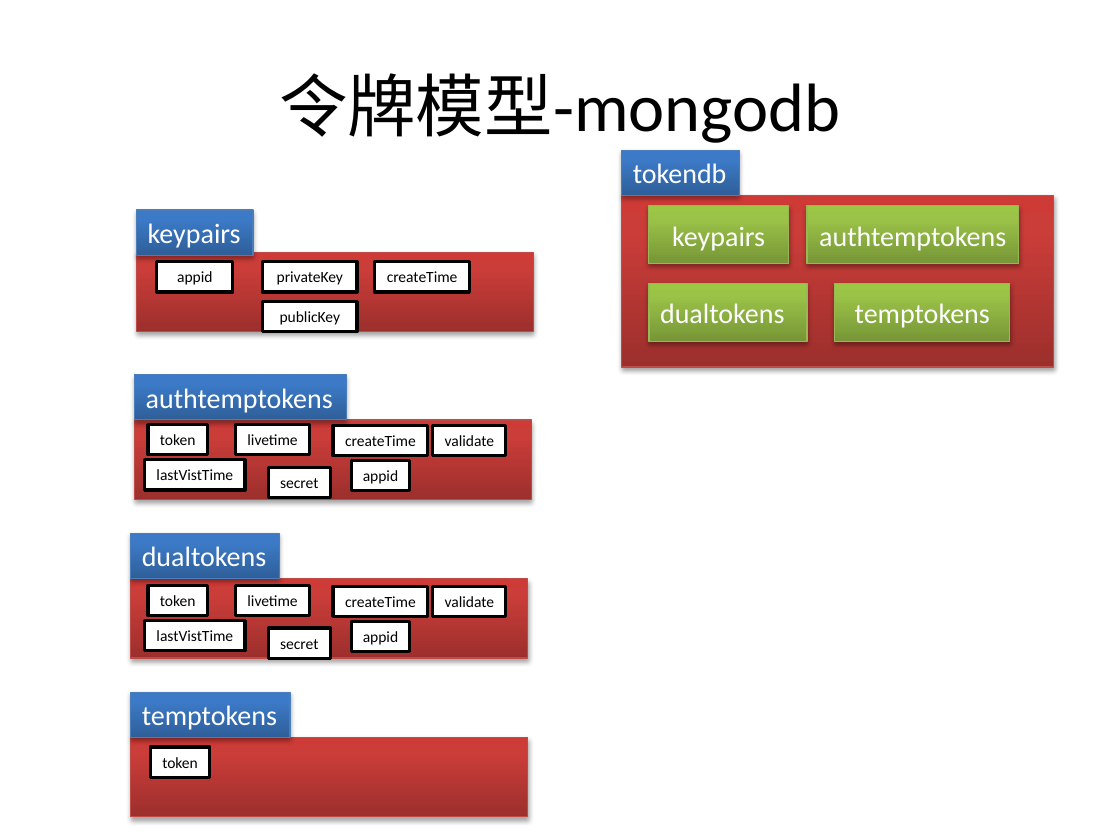
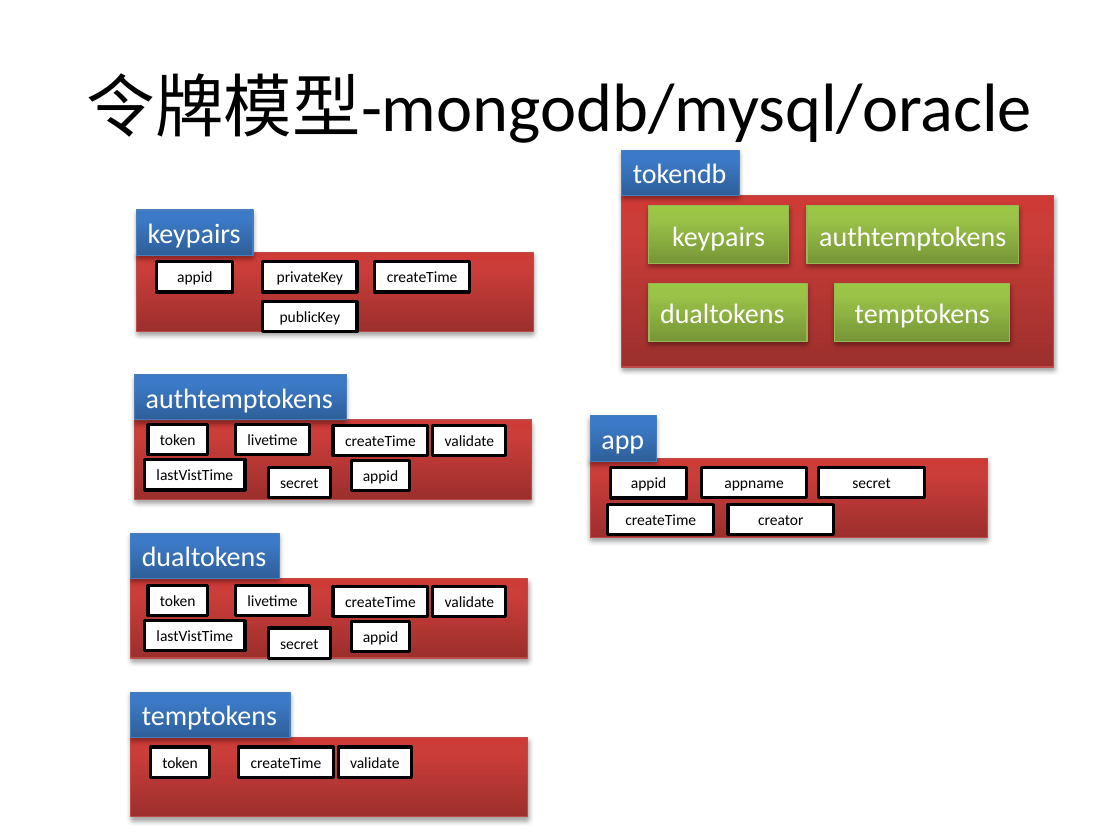
Before and after one commit to bbossgroups/bboss, a slide deck: slide 2 of 文档/令牌管理.pptx. Drawn at 1120x840 pixels with LibreOffice and Linux fonts; fonts in the diff are those of the drawing. Boxes give left, top, right and bottom in pixels: in the first picture for what was removed or moved away, otherwise in the second. Text is boxed around its words. In the diff, an @@ line names an element or a change of style, - is before the commit and + after.

Commit message:
1.完善mongodb过期令牌检测机制并增加测试用例 2.完善令牌管理文档

```diff
--- a/文档/令牌管理.pptx
+++ b/文档/令牌管理.pptx
@@ title at bbox=[87, 73, 1032, 143]: text changed @@
-令牌模型-mongodb
+令牌模型-mongodb/mysql/oracle
@@ rectangle added at bbox=[590, 416, 656, 460], fill gradient #2F5F99 to #3D7CC7 to #3A7CCB, outline #4B7EBC 0.75 pt, 18 pt, text #FFFFFF @@
+app
@@ rectangle added at bbox=[590, 458, 987, 538], fill gradient #9C2F2D to #CB3E3A to #CE3B37, outline #BF4C48 0.75 pt @@
@@ rectangle added at bbox=[610, 468, 687, 498], fill #FFFFFF, outline #000000 2 pt, 10 pt, text #000000 @@
+appid
@@ rectangle added at bbox=[701, 467, 806, 497], fill #FFFFFF, outline #000000 2 pt, 10 pt, text #000000 @@
+appname
@@ rectangle added at bbox=[819, 467, 924, 497], fill #FFFFFF, outline #000000 2 pt, 10 pt, text #000000 @@
+secret
@@ rectangle added at bbox=[608, 504, 713, 534], fill #FFFFFF, outline #000000 2 pt, 10 pt, text #000000 @@
+createTime
@@ rectangle added at bbox=[728, 504, 833, 534], fill #FFFFFF, outline #000000 2 pt, 10 pt, text #000000 @@
+creator
@@ rectangle added at bbox=[239, 747, 334, 777], fill #FFFFFF, outline #000000 2 pt, 10 pt, text #000000 @@
+createTime
@@ rectangle added at bbox=[338, 747, 411, 777], fill #FFFFFF, outline #000000 2 pt, 10 pt, text #000000 @@
+validate
```
Also in this commit, not shown: 8 other slides changed, 6 slides added, 3 other files.
